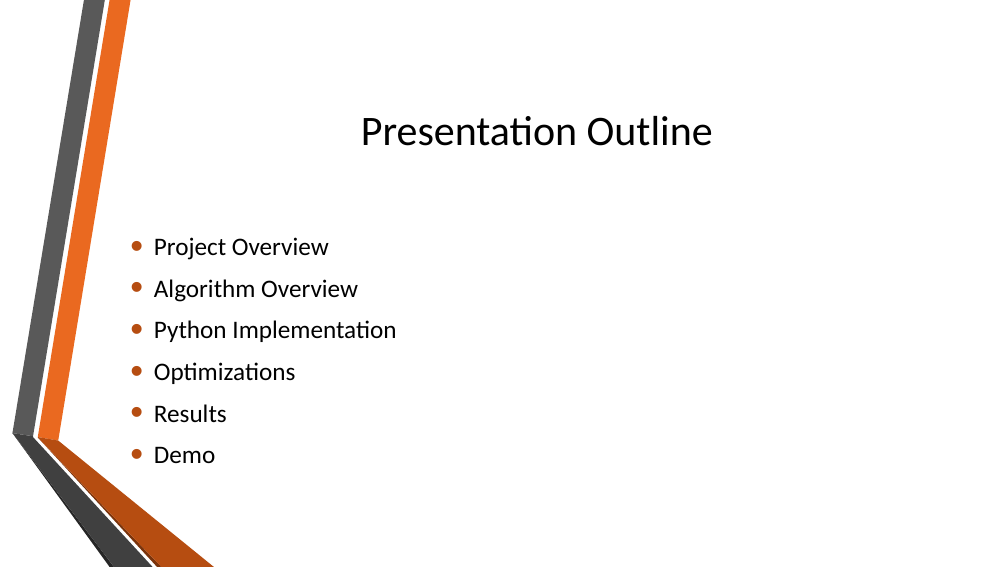
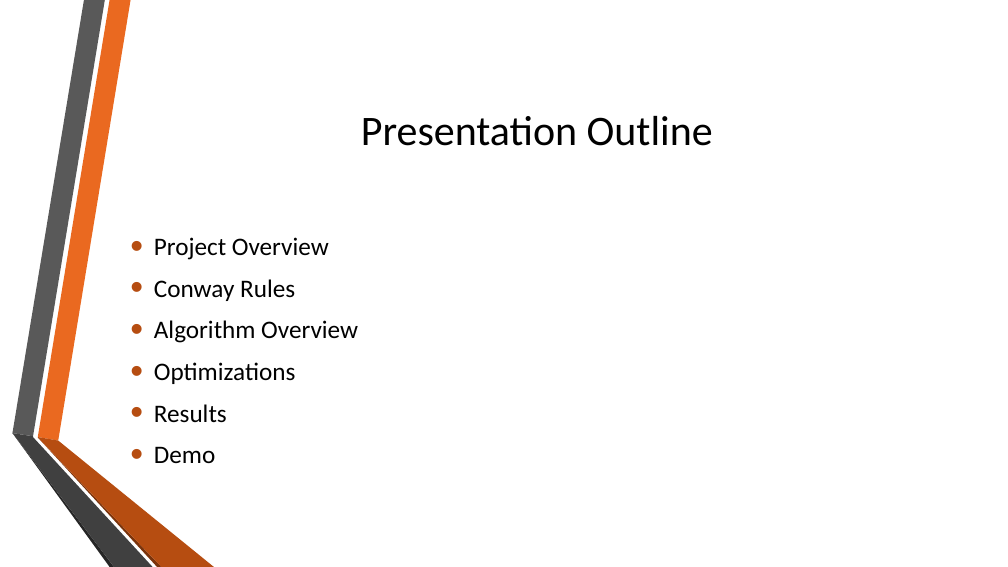
Before and after one commit to eweill/ConwayGameOfLife, a slide deck: slide 2 of presentation/ConwayGameOfLife.pptx. Drawn at 1008x567 pixels with LibreOffice and Linux fonts; fonts in the diff are those of the drawing; background and template pictures are left out. Boxes give left, top, right and bottom in pixels: in the first picture for what was removed or moved away, otherwise in the second. Text is boxed around its words. In the diff, an @@ line names an element or a change of style, - is before the commit and + after.

Commit message:
modified presentation

```diff
--- a/presentation/ConwayGameOfLife.pptx
+++ b/presentation/ConwayGameOfLife.pptx
@@ text at <box>154,279,295,301</box>: paragraph added @@
+• Conway Rules
@@ text at <box>154,320,396,342</box>: paragraph removed @@
-• Python Implementation
```
Also in this commit, not shown: 2 other slides changed, 5 slides added, 3 slides removed, 6 other files.
